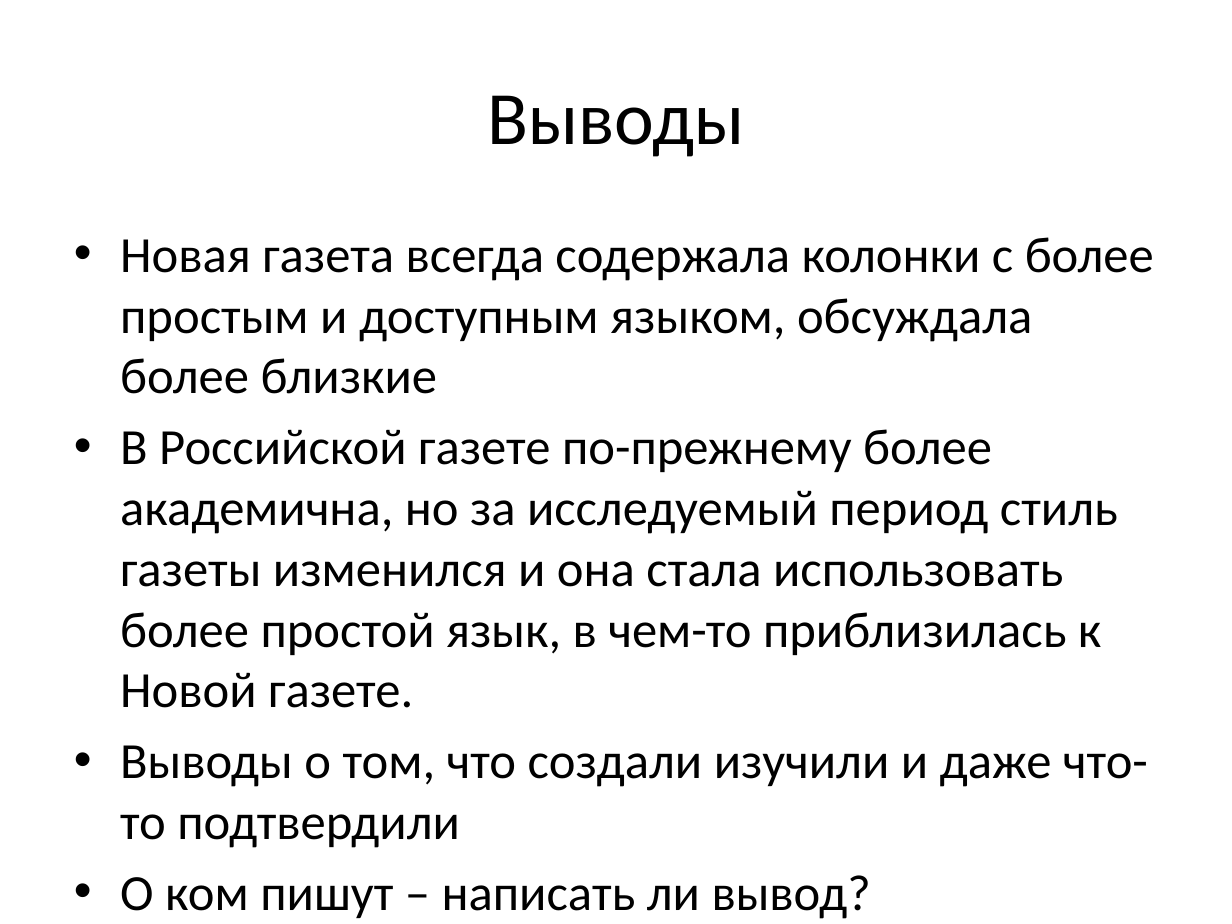
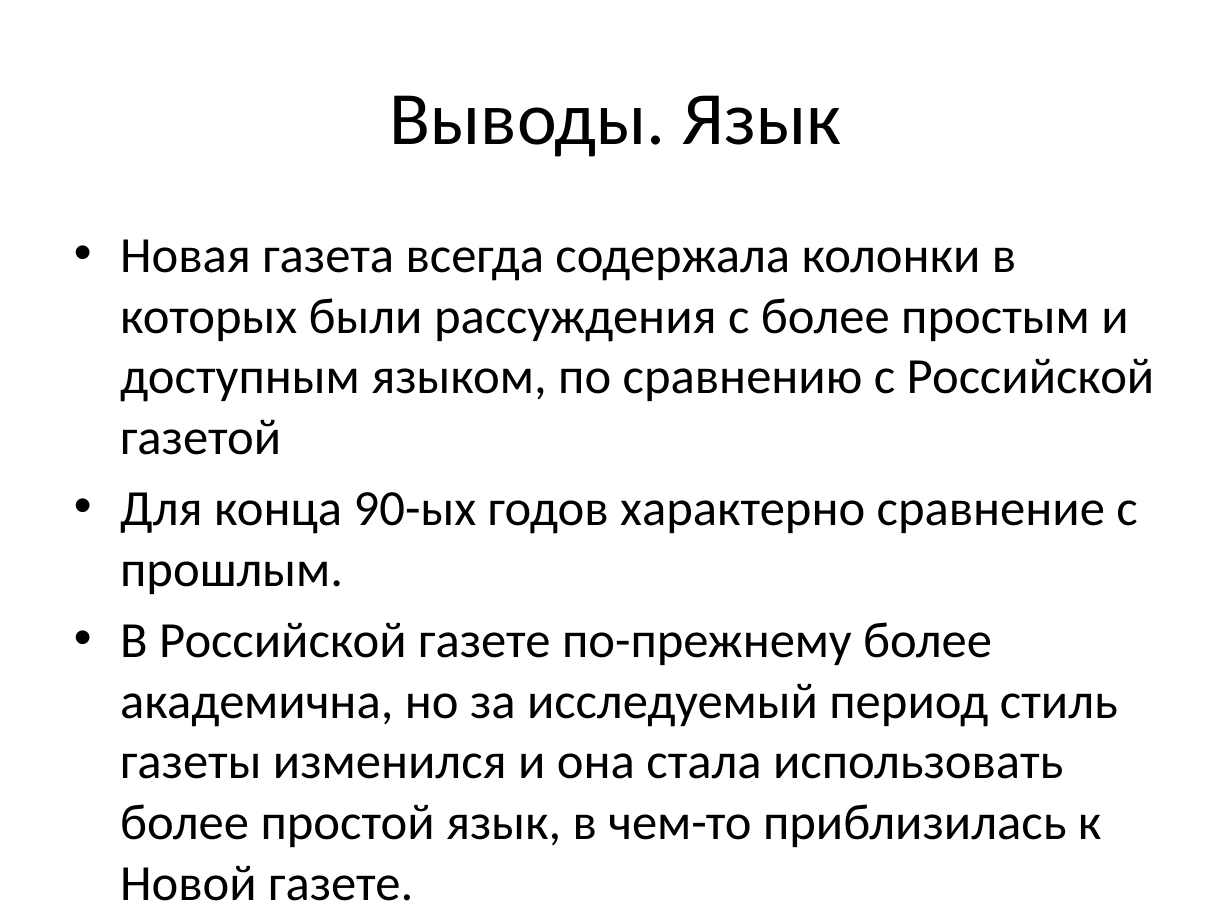
Before and after one commit to arassadin/hse_ling, a slide deck: slide 33 of ng_rg_presentation.pptx (slide 31 before the commit). Drawn at 1232x924 pixels with LibreOffice and Linux fonts; fonts in the diff are those of the drawing. Boxes give left, top, right and bottom in pixels: in the first picture for what was removed or moved away, otherwise in the second. Text is boxed around its words. In the diff, an @@ line names an element or a change of style, - is before the commit and + after.

```diff
--- a/ng_rg_presentation.pptx
+++ b/ng_rg_presentation.pptx
@@ title at bbox=[390, 95, 842, 157]: text changed @@
-Выводы
+Выводы. Язык
@@ text at bbox=[120, 239, 1155, 594]: text changed @@
-• Новая газета всегда содержала колонки с более простым и доступным языком, обсуждала более близкие
+• Новая газета всегда содержала колонки в которых были рассуждения с более простым и доступным языком, по сравнению с Российской газетой
+• Для конца 90-ых годов характерно сравнение с прошлым.
@@ text at bbox=[120, 745, 1148, 919]: paragraphs removed @@
-• Выводы о том, что создали изучили и даже что-то подтвердили
-• О ком пишут – написать ли вывод?
```
Also in this commit, not shown: 4 other slides changed, 5 slides added, 2 slides removed.
